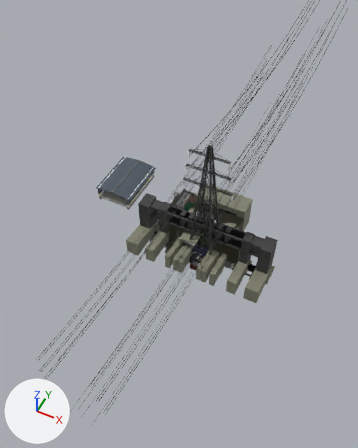
Renders of the Blender file blender/paths.blend from each side of a commit.
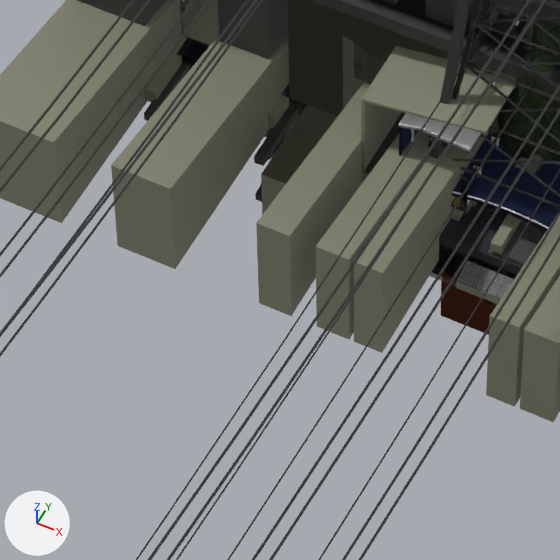
There are two pictures of each version: one from a 50 mm camera at (34.1, -84.5, 112.5) aimed at (-10.7, 5.2, 0.3), one close up on the part from 36% to 58% of the width and 50% to 67% of the height. The axes (+X, +Y, +Z) are drawn at lower left. The lights are the same throughout. The older version's two pictures come first.

The first close-up shows 'Platform.Roof', 'anchorage', 'anchorage.001', 'anchorage.002', 'anchorage.003', 'anchorage.004', 'body.015', 'body.017', 'far.002', 'p471_Portal', 'pillar_cap_close', 'tower.003', 'tree.002' and 36 more.
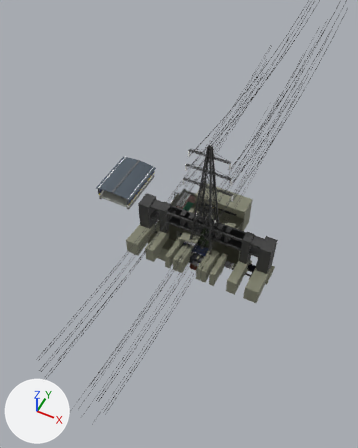
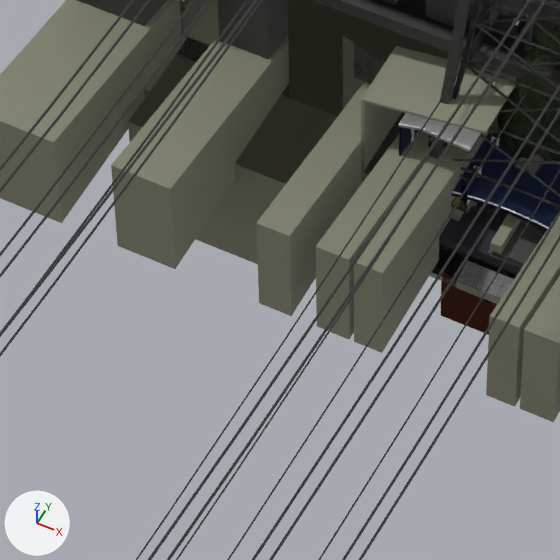
Changed parts and their boxes [x1, y1, x2, y2] in the close-ups (560 x 560 px):
'body.017', reshaped
    before: [261, 106, 338, 215]
    after: [128, 39, 336, 264]
'far.002', moved, rescaled (mostly hidden before)
    before: [262, 105, 335, 184]
    after: [129, 39, 337, 184]

The change in detail:
me_p702_body is used by ob_body_017; location (0.0, 0.0, 0.0).
Before the commit, vertices of me_p702_body: 8 (-10.0, -5.0, 0.0) at pixel (261, 174), 11 (-10.0, 5.0, 0.0), 36 (-10.0, -5.0, -6.0), 39 (-10.0, -5.0, 0.0) at pixel (261, 174), 44 (-10.0, 5.0, 0.0).
Before the commit, vertices of me_p702_body: 47 (-10.0, 5.0, -6.0).
me_p702_body had 52 vertices, 13 faces and spanned x -10.0..-7.75, y -5.0..5.0, z -6.0..0.0.
me_p702_body now has 52 vertices, 13 faces and spans x -16.0..-7.75, y -5.0..5.0, z -6.0..0.0.
Part 1, on me_p702_body:
Vertices 8, 11, 36, 39, 44, 47 of me_p702_body move by (-6.0, 0.0, 0.0).
Other edits to the shape of me_p702_body do not show in these pictures.
me_p702_far is used by ob_far_002; location (0.0, 0.0, 0.0).
me_p702_far had 12 vertices, 3 faces and spanned x -10.0..-8.0, y -5.0..5.0, z -1.0..0.0.
me_p702_far now has 12 vertices, 3 faces and spans x -16.0..-8.0, y -5.0..5.0, z -1.0..0.0.
me_p702_far part 2: the whole mesh is scaled about its middle by (4, 1, 1), then moved by (-3.0, 0.0, 0.0).
